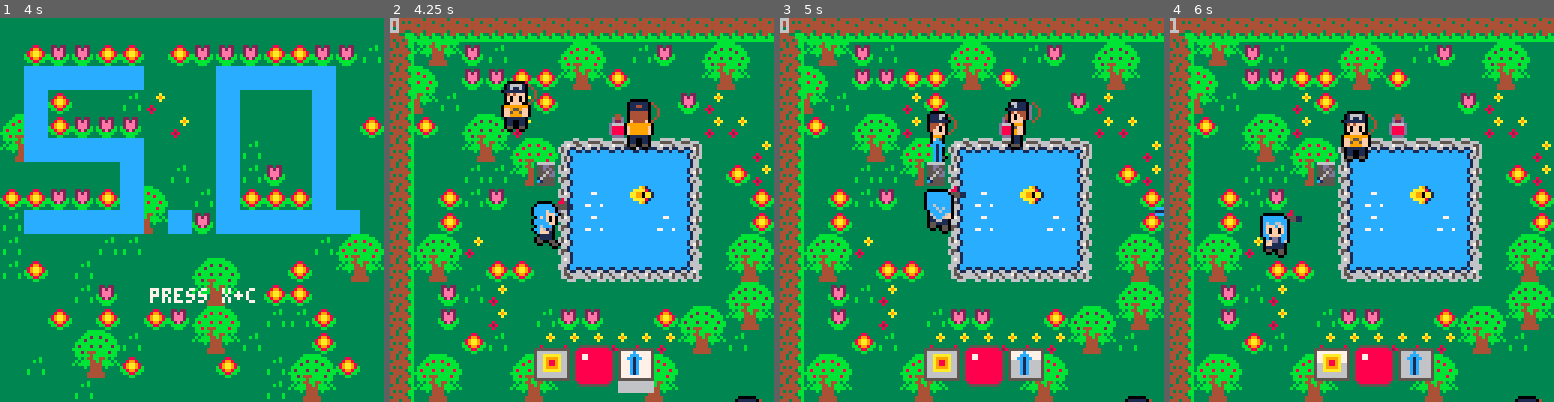
Above: before the commit, frames 1-4 (left to right).
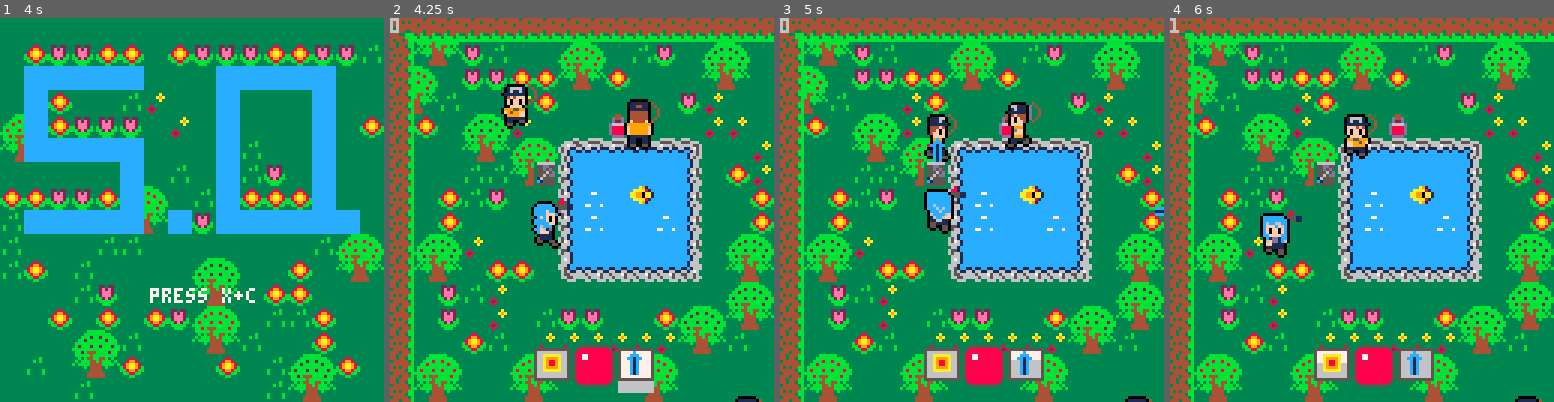
Above: after the commit, the same moments.

Repository: JasonHaenlin/pico-8-sophiaquest
Game: PICO-8 cartridge sophiaquest.p8
Same seed, same stepped clock (60 frames per second), same inputs: the game is played once before the commit and once after it.
Inputs:
- Up to frame 1 (4 s): tap X (X key) at 0.33, 1.07, 1.85, 2.97 s; tap O (Z key) at 0.7, 1.7, 2.1, 2.5, 2.9, 3.3, 3.7 s; hold Right 1.6-2.1 s; hold Up 2.15-2.42 s; hold Right 2.47-3.03 s; hold Left 3.08-3.58 s; hold Down 3.63-3.97 s
- Up to frame 2 (4.25 s): hold Right from 4.02 s (still down); tap X (X key) at 4.08 s; tap O (Z key) at 4.1 s
- Up to frame 3 (5 s): tap O (Z key) at 4.5, 4.9 s; release Right at 4.68 s; hold Up from 4.73 s (still down)
- Up to frame 4 (6 s): release Up at 5.03 s; hold Left 5.08-5.68 s; tap X (X key) at 5.2 s; tap O (Z key) at 5.3, 5.7 s; hold Down from 5.73 s (still down)

Frame 1 is identical in both runs. In frame 2, 0.5% of the frame differs, in the area x 28-37%, y 16-30%; in frame 3, 0.7%, in the area x 37-66%, y 21-38%; in frame 4, 0.5%.

Commit message:
Ennemies can move

Diff:
--- a/sophiaquest.p8
+++ b/sophiaquest.p8
@@ -166,8 +166,8 @@
    mstr.weapon = items[4]
    mstr.cd = 50
    mstr.anim = "stay"
-   mstr.walk = make_anim("walk",cframes(s+33,s+1,s+33,s+1,s+34,s+32),1/5)
-   mstr.stay = make_anim("stay",cframes(s+1,s+1,s+1,s+1,s+2,s),1/5)
+   mstr.walk = make_anim("walk",cframes(s+33,s+1,s+33,s+1,s+34,s+32),1/10)
+   mstr.stay = make_anim("stay",cframes(s+1,s+1,s+1,s+1,s+2,s),1/10)
    mstr.dx = 0.9
    mstr.dy = 0.9
    ennemies_left += 1
@@ -331,6 +331,8 @@
     end
     local dir_a = prepare_attack_opportunity(a)
     controls_ennemies(a,dir_a)
+   else
+     a.anim = "stay"
    end
   end
   if (a.tag == bullet) then
@@ -410,7 +412,10 @@
  if (go == right) move(a,a.dx,0,8,8)
  if (go == up) move(a,0,-a.dy,8,0)
  if (go == down) move(a,0,a.dy,8,8)
- if (go ~= none) a.d = go
+ if (go ~= none) then
+  a.d = go
+  a.anim = "walk"
+ end
 end
 
 function is_moving(direction)
@@ -491,7 +496,7 @@
 end
 
 function anim(a,f)
-	f.time += f.spd
+ f.time += f.spd
  if(f.time >= 2) f.time = 0
 	return f.f[a.d+1][flr(f.time)+1]
 end
